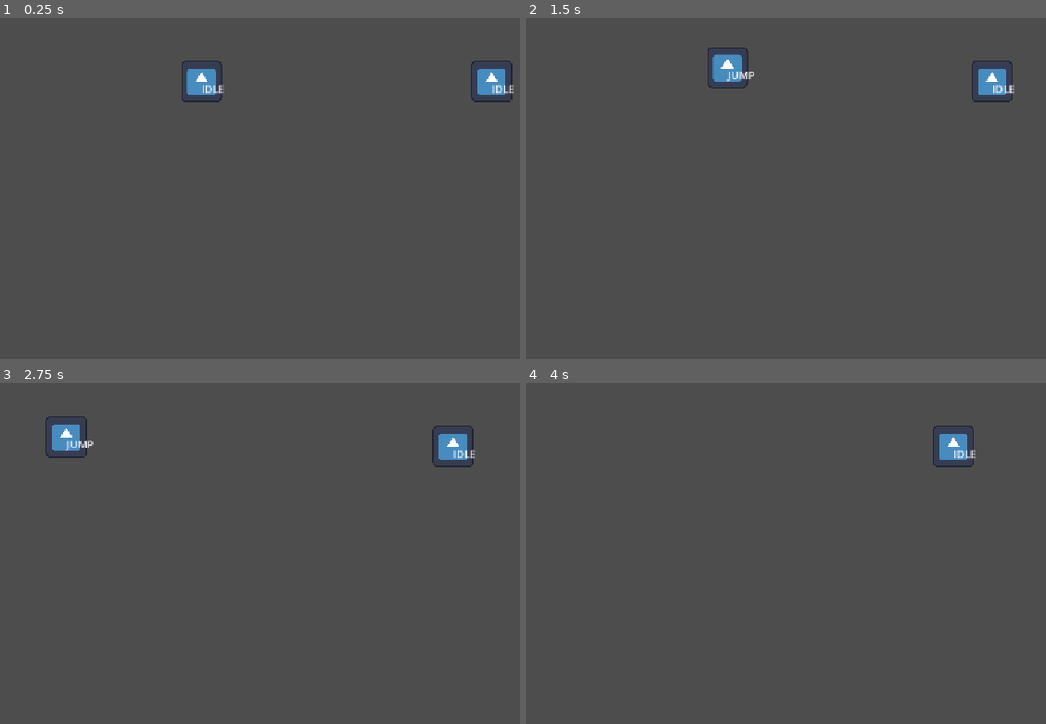
Above: before the commit, frames 1-4 (two rows, left to right).
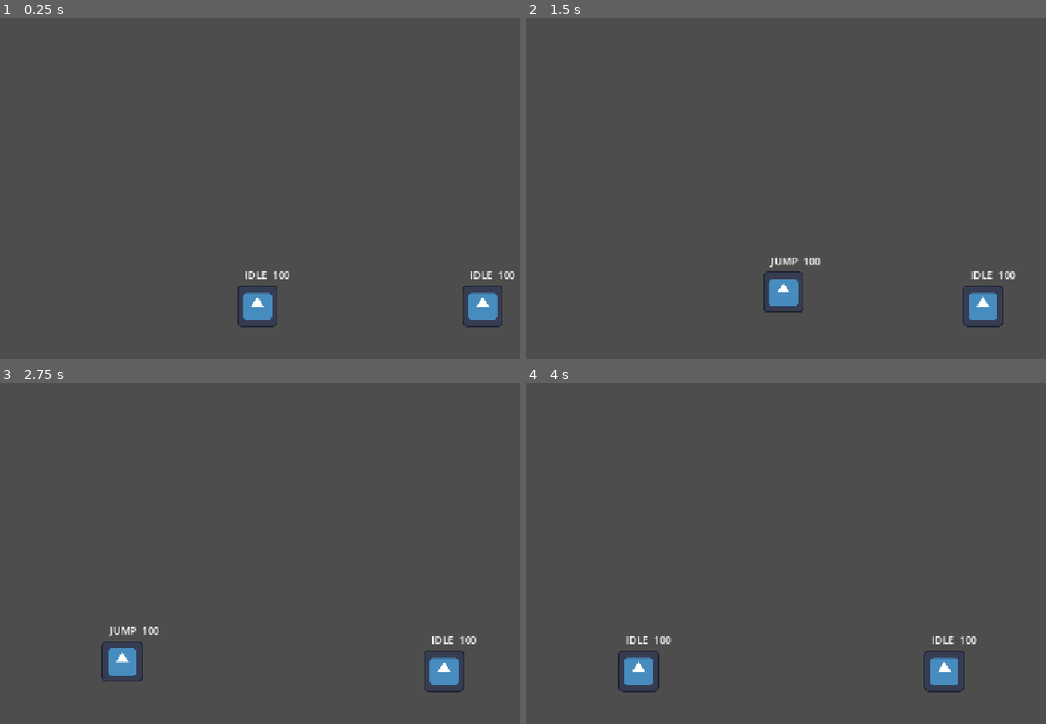
Above: after the commit, the same moments.

Repository: Shaban-0/Project-FG
Game: Godot game, scene res://scenes/main.tscn
The game is run twice, just before and just after one commit, with the same random seed, the same clock (stepped at 60 frames per second) and the same inputs. The project has no main scene, so this scene is started directly. The engine's default icon, where the game draws it, is replaced by a stand-in: a white triangle on a blue panel in a dark square.
Inputs:
- Up to frame 1 (0.25 s): no input
- Up to frame 2 (1.5 s): tap Enter at 0.5 s; tap Left (p2_left) at 0.6, 1.35 s; tap Space (p1_jump) at 0.77 s
- Up to frame 3 (2.75 s): tap Space (p1_jump) at 1.52, 2 s; hold A (p1_left) from 2.03 s (still down); tap Left (p2_left) at 2.1 s
- Up to frame 4 (4 s): release A (p1_left) at 2.78 s; tap Left (p2_left) at 2.85, 3.6 s; tap Space (p1_jump) at 3.02, 3.77 s

The runs differ from the first frame. In frame 1, 2.5% of the frame differs, in the area x 34-99%, y 12-91%; in frame 2, 2.5%; in frame 3, 2.5%; in frame 4, 1.9%.

Commit message:
Feature (combat): added hitbox and hurtbox system with damage [FGM-5] [FGM-6] [FGM-7] [FGM-10]

Diff:
--- a/project.godot
+++ b/project.godot
@@ -94,6 +94,13 @@
 ]
 }
 
+[layer_names]
+
+2d_physics/layer_1="p1_hurtbox"
+2d_physics/layer_2="p2_hurtbox"
+2d_physics/layer_3="p1_hitbox"
+2d_physics/layer_4="p2_hitbox"
+
 [physics]
 
 3d/physics_engine="Jolt Physics"
--- a/scenes/main.tscn
+++ b/scenes/main.tscn
@@ -3,19 +3,36 @@
 [ext_resource type="PackedScene" uid="uid://brfbusxnuh806" path="res://scenes/player.tscn" id="1_o5qli"]
 
 [sub_resource type="RectangleShape2D" id="RectangleShape2D_o6byh"]
-size = Vector2(672, 27)
+size = Vector2(1152, 27)
 
 [node name="Main" type="Node2D" unique_id=585262306]
 
 [node name="StaticBody2D" type="StaticBody2D" parent="." unique_id=912016568]
 
 [node name="CollisionShape2D" type="CollisionShape2D" parent="StaticBody2D" unique_id=1995237952]
-position = Vector2(527, 143)
+position = Vector2(576, 493)
 shape = SubResource("RectangleShape2D_o6byh")
 
 [node name="Player" parent="." unique_id=1014799515 instance=ExtResource("1_o5qli")]
-position = Vector2(313, 97)
+position = Vector2(400, 445)
+
+[node name="Label" parent="Player" index="2" unique_id=1763961546]
+offset_left = -20.0
+offset_top = -60.0
+offset_right = 20.0
+offset_bottom = -37.0
+metadata/_edit_use_anchors_ = true
 
 [node name="Player2" parent="." unique_id=303443772 instance=ExtResource("1_o5qli")]
-position = Vector2(764, 97)
+position = Vector2(750, 445)
 input_prefix = "p2"
+
+[node name="Label" parent="Player2" index="2" unique_id=1763961546]
+offset_left = -20.0
+offset_top = -60.0
+offset_right = 20.0
+offset_bottom = -37.0
+metadata/_edit_use_anchors_ = true
+
+[editable path="Player"]
+[editable path="Player2"]
--- a/scenes/player.tscn
+++ b/scenes/player.tscn
@@ -4,7 +4,12 @@
 [ext_resource type="Script" uid="uid://bl0m4i24e5lcc" path="res://scripts/player.gd" id="1_g2els"]
 
 [sub_resource type="RectangleShape2D" id="RectangleShape2D_o6byh"]
-size = Vector2(64, 62)
+size = Vector2(64, 64)
+
+[sub_resource type="RectangleShape2D" id="RectangleShape2D_gcqvl"]
+size = Vector2(64, 64)
+
+[sub_resource type="RectangleShape2D" id="RectangleShape2D_ftdsp"]
 
 [node name="Player" type="CharacterBody2D" unique_id=1014799515]
 script = ExtResource("1_g2els")
@@ -19,3 +24,14 @@
 [node name="Label" type="Label" parent="." unique_id=1763961546]
 offset_right = 40.0
 offset_bottom = 23.0
+
+[node name="Hurtbox" type="Area2D" parent="." unique_id=1701333602]
+
+[node name="CollisionShape2D" type="CollisionShape2D" parent="Hurtbox" unique_id=750855724]
+shape = SubResource("RectangleShape2D_gcqvl")
+
+[node name="Hitbox" type="Area2D" parent="." unique_id=1104065099]
+
+[node name="CollisionShape2D" type="CollisionShape2D" parent="Hitbox" unique_id=914829349]
+position = Vector2(50, -20)
+shape = SubResource("RectangleShape2D_ftdsp")
--- a/scripts/player.gd
+++ b/scripts/player.gd
@@ -22,6 +22,7 @@
 # Grouped at the top and named in CAPS so that game feel can be tuned in one
 # place without reading the logic below.
 
+
 const SPEED := 300.0            # horizontal movement, pixels per second
 const JUMP_VELOCITY := -450.0   # upward launch; negative because -Y is up in 2D
 const GRAVITY := 1200.0         # downward acceleration, pixels per second squared
@@ -35,6 +36,11 @@
 
 const MAX_HEALTH := 100.0
 
+const LIGHT_DAMAGE := 8.0
+const HEAVY_DAMAGE := 15.0
+
+var current_attack_damage: float = 0.0
+
 
 # --- Per-instance configuration ---------------------------------------------
 # Exported so it can be set separately on each fighter in the Inspector.
@@ -42,6 +48,7 @@
 # "p2_left", "p2_jump", ... This is why one script can serve both players
 # rather than duplicating the file (FR-01, FR-18, NFR-05).
 
+
 @export var input_prefix: String = "p1"
 
 
@@ -49,6 +56,7 @@
 # The full set of states a fighter can occupy. Using an enum rather than
 # strings means a typo is a compile-time error, not a silent bug at runtime.
 
+
 enum State { IDLE, WALK, JUMP, LIGHT_ATTACK, HEAVY_ATTACK, BLOCK, HIT, KO }
 
 var state: State = State.IDLE
@@ -57,6 +65,7 @@
 
 
 # --- Main loop ---------------------------------------------------------------
+
 
 ## Runs at a fixed 60 times per second. Physics and movement live here rather
 ## than in _process so that behaviour is identical regardless of frame rate.
@@ -76,10 +85,11 @@
 
 	## Text overlay above each fighter, which updates the state changes
 	## in real time. It's useful for debugging.
-	$Label.text = get_state_name()
+	$Label.text = "%s  %d" % [get_state_name(), health]
 
 
 # --- State machine -----------------------------------------------------------
+
 
 ## Executes the behaviour of the current state and decides its transitions.
 ## Every state is handled in exactly one place, so the rules governing what a
@@ -129,13 +139,20 @@
 	state = new_state
 	state_timer = lock_time
 
+	# The hitbox is live only during an attack state.
+	var attacking := new_state == State.LIGHT_ATTACK or new_state == State.HEAVY_ATTACK
+	_set_hitbox_active(attacking)
+
 
 # --- Movement helpers --------------------------------------------------------
+
 
 ## Horizontal movement while grounded, and the idle/walk distinction.
 func _ground_movement() -> void:
 	# get_axis returns -1 (left), 0 (neither or both), or +1 (right).
 	var direction := Input.get_axis(_action("left"), _action("right"))
+	if direction != 0.0:
+		facing = 1 if direction > 0.0 else -1
 	velocity.x = direction * SPEED
 	_change_state(State.WALK if direction != 0.0 else State.IDLE)
 
@@ -148,6 +165,7 @@
 
 
 # --- Input -------------------------------------------------------------------
+
 
 ## Actions that may be started from the ground, in priority order.
 ## Attacks and jumps use just_pressed so they fire once per press; block uses
@@ -157,8 +175,10 @@
 		velocity.y = JUMP_VELOCITY
 		_change_state(State.JUMP)
 	elif Input.is_action_just_pressed(_action("light")):
+		current_attack_damage = LIGHT_DAMAGE
 		_change_state(State.LIGHT_ATTACK, LIGHT_ATTACK_TIME)
 	elif Input.is_action_just_pressed(_action("heavy")):
+		current_attack_damage = HEAVY_DAMAGE
 		_change_state(State.HEAVY_ATTACK, HEAVY_ATTACK_TIME)
 	elif Input.is_action_pressed(_action("block")):
 		_change_state(State.BLOCK)
@@ -171,6 +191,7 @@
 
 
 # --- Combat interface --------------------------------------------------------
+
 
 ## Called by the opponent's hitbox when this fighter is struck.
 ## Public so that the hitbox system can reach it, while the state machine's
@@ -198,3 +219,64 @@
 ## and for screenshots used as evidence in the report.
 func get_state_name() -> String:
 	return State.keys()[state]
+
+
+# --- Node references ---------------------------------------------------------
+
+
+@onready var hitbox: Area2D = $Hitbox
+@onready var hurtbox: Area2D = $Hurtbox
+@onready var hitbox_shape: CollisionShape2D = $Hitbox/CollisionShape2D
+
+# Which way this fighter is facing: 1 = right, -1 = left.
+var facing: int = 1
+
+## Configures collision layers so that a fighter's hitbox can only ever strike
+## the opponent's hurtbox, never its own. Called once when the node enters the
+## scene tree, driven by the same input_prefix that selects the input actions.
+func _ready() -> void:
+	var is_p1 := input_prefix == "p1"
+
+	# Hurtbox announces itself on this player's layer; it detects nothing.
+	# Hitbox announces nothing; it looks for the opponent's hurtbox layer.
+	# Bit values, not layer numbers: layer 1 = 1, layer 2 = 2, layer 3 = 4...
+	hurtbox.collision_layer = 1 if is_p1 else 2
+	hurtbox.collision_mask = 0
+	hitbox.collision_layer = 0
+	hitbox.collision_mask = 2 if is_p1 else 10
+
+
+	# Connect the overlap signal to our handler (FR-07).
+	hitbox.area_entered.connect(_on_hitbox_area_entered)
+
+
+	# P2 starts on the right, facing left.
+	facing = 1 if is_p1 else -1
+
+	_set_hitbox_active(false)
+	print("[%s] ready. hurtbox layer=%d, hitbox mask=%d, facing=%d"
+		% [input_prefix, hurtbox.collision_layer, hitbox.collision_mask, facing])
+
+
+## Mirrors the hitbox to whichever side the fighter is facing.
+func _update_facing() -> void:
+	hitbox_shape.position.x = abs(hitbox_shape.position.x) * facing
+
+
+## Enables or disables the attack hitbox. Kept as its own function so the state
+## machine never touches the collision shape directly (low coupling).
+func _set_hitbox_active(active: bool) -> void:
+	if active:
+		_update_facing()
+	hitbox_shape.set_deferred("disabled", not active)
+
+
+## Fired when this fighter's active hitbox overlaps an opponent hurtbox.
+## Damage is applied through the opponent's public take_damage interface, so
+## this script needs to know nothing about how their state machine works.
+func _on_hitbox_area_entered(area: Area2D) -> void:
+	var opponent := area.get_parent()
+	print("[%s] hitbox overlapped: %s" % [input_prefix, opponent.name])
+	if opponent.has_method("take_damage") and opponent != self:
+		opponent.take_damage(current_attack_damage)
+		_set_hitbox_active(false)  # one hit per attack
